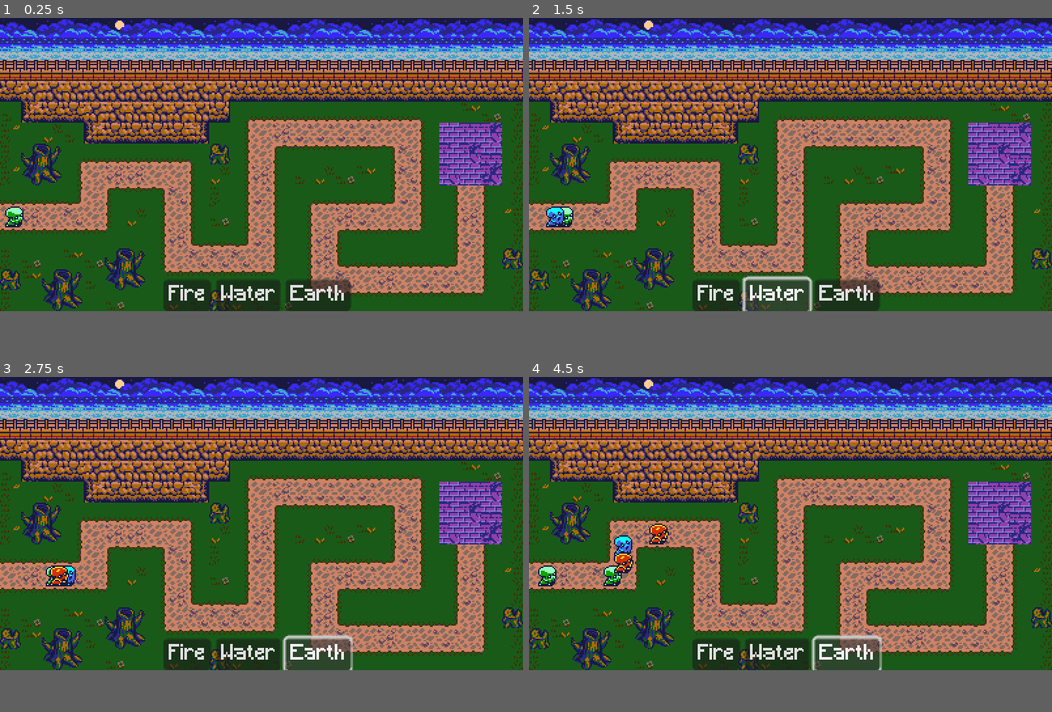
Above: before the commit, frames 1-4 (two rows, left to right).
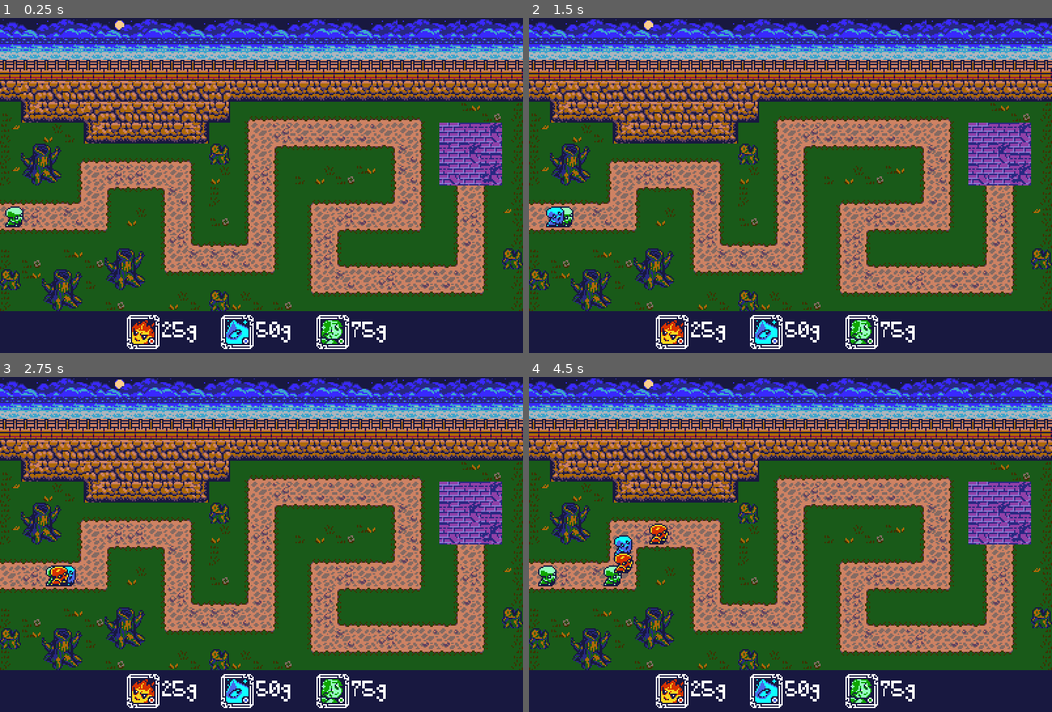
Above: after the commit, the same moments.

Repository: jake6724/tower_defense_jam
Game: Godot game, scene res://scenes/Main.tscn
Two runs of this game, one before a commit and one after it. Both use one fixed random seed, a clock stepped at 60 frames per second and the inputs below.
Inputs (mouse positions are in pixels of both pictures, inside the frame that each line leads up to; where the layout moved, square brackets give the same spot in the first picture):
- Up to frame 1 (0.25 s): no input
- Up to frame 2 (1.5 s): click (670, 292) [717, 296] at 0.5 s; click (764, 292) [774, 296] at 1.25 s
- Up to frame 3 (2.75 s): click (334, 651) [319, 655] at 2 s
- Up to frame 4 (4.5 s): click (670, 651) [717, 655] at 2.75 s; click (764, 651) [774, 655] at 3.5 s; click (863, 651) [848, 655] at 4.25 s
The window is 800x448 before the commit and 800x512 after it. Grey fills any space a smaller window leaves; there, only what the larger window draws over its background counts as a difference.

The runs differ from the first frame. In frame 1, 4.6% of the frame differs, in the area x 24-74%, y 77-99%; in frame 2, 4.1%; in frame 3, 4.2%; in frame 4, 4.2%.

Commit message:
Update player UI

Diff:
--- a/project.godot
+++ b/project.godot
@@ -23,7 +23,7 @@
 [display]
 
 window/size/viewport_width=400
-window/size/viewport_height=224
+window/size/viewport_height=256
 window/size/mode=3
 window/stretch/mode="viewport"
 window/stretch/scale_mode="integer"
--- a/scenes/Main.tscn
+++ b/scenes/Main.tscn
@@ -1,8 +1,9 @@
-[gd_scene load_steps=4 format=3 uid="uid://vb1cipw2nthp"]
+[gd_scene load_steps=5 format=3 uid="uid://vb1cipw2nthp"]
 
 [ext_resource type="Script" uid="uid://c6gn0gwhvt2he" path="res://scripts/main.gd" id="1_0bbpv"]
 [ext_resource type="PackedScene" uid="uid://eierlhsm86n1" path="res://scenes/level/WorldGrid.tscn" id="1_elqb8"]
 [ext_resource type="PackedScene" uid="uid://btulqisr6vlgj" path="res://scenes/player/PlayerController.tscn" id="4_rarhs"]
+[ext_resource type="Texture2D" uid="uid://bwhqaudd1pjst" path="res://assets/art/sprites/background.png" id="4_vcsgt"]
 
 [node name="Main" type="Node2D"]
 script = ExtResource("1_0bbpv")
@@ -12,3 +13,9 @@
 
 [node name="PlayerController" parent="." node_paths=PackedStringArray("world_grid") instance=ExtResource("4_rarhs")]
 world_grid = NodePath("../WorldGrid")
+
+[node name="TextureRect" type="TextureRect" parent="."]
+z_index = -4096
+offset_right = 40.0
+offset_bottom = 40.0
+texture = ExtResource("4_vcsgt")
--- a/scenes/player/TowerMenu.tscn
+++ b/scenes/player/TowerMenu.tscn
@@ -1,7 +1,10 @@
-[gd_scene load_steps=3 format=3 uid="uid://ciicsqtfh31fh"]
+[gd_scene load_steps=6 format=3 uid="uid://ciicsqtfh31fh"]
 
 [ext_resource type="Script" uid="uid://dhbvh3ym8unk4" path="res://scripts/towers/tower_menu.gd" id="1_vis4n"]
 [ext_resource type="FontFile" uid="uid://b68bed5vb2siy" path="res://assets/fonts/Minecraft_font.ttf" id="2_y6gfl"]
+[ext_resource type="Texture2D" uid="uid://ducm8wc7gd0vx" path="res://assets/art/sprites/spr_ui_tower_fire.png" id="3_5nani"]
+[ext_resource type="Texture2D" uid="uid://c3lb7onbbfx5u" path="res://assets/art/sprites/spr_ui_tower_ice.png" id="4_jtt2a"]
+[ext_resource type="Texture2D" uid="uid://qaa0yn4cxbck" path="res://assets/art/sprites/spr_ui_tower_earth.png" id="5_f7nwt"]
 
 [node name="TowerMenu" type="Control"]
 layout_mode = 3
@@ -20,29 +23,68 @@
 anchor_top = 1.0
 anchor_right = 0.5
 anchor_bottom = 1.0
-offset_left = -65.5
-offset_top = -24.0
-offset_right = 65.5
+offset_left = -92.5
+offset_top = -40.0
+offset_right = 92.5
 grow_horizontal = 2
 grow_vertical = 0
 scale = Vector2(0.953491, 1.00193)
 mouse_filter = 2
+theme_override_constants/separation = 16
 
-[node name="FireButton" type="Button" parent="HBoxContainer"]
+[node name="HBoxContainer" type="HBoxContainer" parent="HBoxContainer"]
+layout_mode = 2
+size_flags_horizontal = 4
+size_flags_vertical = 8
+theme_override_constants/separation = -1
+
+[node name="FireButton" type="TextureButton" parent="HBoxContainer/HBoxContainer"]
 texture_filter = 1
-custom_minimum_size = Vector2(16, 16)
 layout_mode = 2
-theme_override_fonts/font = ExtResource("2_y6gfl")
-text = "Fire"
+size_flags_horizontal = 4
+size_flags_vertical = 4
+texture_normal = ExtResource("3_5nani")
 
-[node name="WaterButton" type="Button" parent="HBoxContainer"]
+[node name="Label" type="Label" parent="HBoxContainer/HBoxContainer"]
 texture_filter = 1
 layout_mode = 2
 theme_override_fonts/font = ExtResource("2_y6gfl")
-text = "Water"
+text = "25g"
 
-[node name="EarthButton" type="Button" parent="HBoxContainer"]
+[node name="HBoxContainer2" type="HBoxContainer" parent="HBoxContainer"]
+layout_mode = 2
+size_flags_horizontal = 4
+size_flags_vertical = 8
+theme_override_constants/separation = -1
+
+[node name="WaterButton" type="TextureButton" parent="HBoxContainer/HBoxContainer2"]
+texture_filter = 1
+layout_mode = 2
+size_flags_horizontal = 4
+size_flags_vertical = 4
+texture_normal = ExtResource("4_jtt2a")
+
+[node name="Label" type="Label" parent="HBoxContainer/HBoxContainer2"]
 texture_filter = 1
 layout_mode = 2
 theme_override_fonts/font = ExtResource("2_y6gfl")
-text = "Earth"
+text = "50g"
+
+[node name="HBoxContainer3" type="HBoxContainer" parent="HBoxContainer"]
+layout_mode = 2
+size_flags_horizontal = 4
+size_flags_vertical = 8
+theme_override_constants/separation = -1
+
+[node name="EarthButton" type="TextureButton" parent="HBoxContainer/HBoxContainer3"]
+texture_filter = 1
+layout_mode = 2
+size_flags_horizontal = 4
+size_flags_vertical = 4
+texture_normal = ExtResource("5_f7nwt")
+
+[node name="Label" type="Label" parent="HBoxContainer/HBoxContainer3"]
+texture_filter = 1
+layout_mode = 2
+theme_override_fonts/font = ExtResource("2_y6gfl")
+text = "75g"
--- a/scenes/towers/EarthTower.tscn
+++ b/scenes/towers/EarthTower.tscn
@@ -5,6 +5,57 @@
 
 [sub_resource type="CircleShape2D" id="CircleShape2D_tncdu"]
 radius = 10.4403
+
+[sub_resource type="Animation" id="Animation_tncdu"]
+length = 0.001
+tracks/0/type = "value"
+tracks/0/imported = false
+tracks/0/enabled = true
+tracks/0/path = NodePath("Sprite2D:texture")
+tracks/0/interp = 1
+tracks/0/loop_wrap = true
+tracks/0/keys = {
+"times": PackedFloat32Array(0),
+"transitions": PackedFloat32Array(1),
+"update": 1,
+"values": [ExtResource("2_nus1c")]
+}
+tracks/1/type = "value"
+tracks/1/imported = false
+tracks/1/enabled = true
+tracks/1/path = NodePath("Sprite2D:hframes")
+tracks/1/interp = 1
+tracks/1/loop_wrap = true
+tracks/1/keys = {
+"times": PackedFloat32Array(0),
+"transitions": PackedFloat32Array(1),
+"update": 1,
+"values": [4]
+}
+tracks/2/type = "value"
+tracks/2/imported = false
+tracks/2/enabled = true
+tracks/2/path = NodePath("Sprite2D:vframes")
+tracks/2/interp = 1
+tracks/2/loop_wrap = true
+tracks/2/keys = {
+"times": PackedFloat32Array(0),
+"transitions": PackedFloat32Array(1),
+"update": 1,
+"values": [1]
+}
+tracks/3/type = "value"
+tracks/3/imported = false
+tracks/3/enabled = true
+tracks/3/path = NodePath("Sprite2D:frame")
+tracks/3/interp = 1
+tracks/3/loop_wrap = true
+tracks/3/keys = {
+"times": PackedFloat32Array(0),
+"transitions": PackedFloat32Array(1),
+"update": 1,
+"values": [0]
+}
 
 [sub_resource type="Animation" id="Animation_nus1c"]
 resource_name = "idle"
@@ -59,57 +110,6 @@
 "values": [0, 1, 2, 3]
 }
 
-[sub_resource type="Animation" id="Animation_tncdu"]
-length = 0.001
-tracks/0/type = "value"
-tracks/0/imported = false
-tracks/0/enabled = true
-tracks/0/path = NodePath("Sprite2D:texture")
-tracks/0/interp = 1
-tracks/0/loop_wrap = true
-tracks/0/keys = {
-"times": PackedFloat32Array(0),
-"transitions": PackedFloat32Array(1),
-"update": 1,
-"values": [ExtResource("2_nus1c")]
-}
-tracks/1/type = "value"
-tracks/1/imported = false
-tracks/1/enabled = true
-tracks/1/path = NodePath("Sprite2D:hframes")
-tracks/1/interp = 1
-tracks/1/loop_wrap = true
-tracks/1/keys = {
-"times": PackedFloat32Array(0),
-"transitions": PackedFloat32Array(1),
-"update": 1,
-"values": [4]
-}
-tracks/2/type = "value"
-tracks/2/imported = false
-tracks/2/enabled = true
-tracks/2/path = NodePath("Sprite2D:vframes")
-tracks/2/interp = 1
-tracks/2/loop_wrap = true
-tracks/2/keys = {
-"times": PackedFloat32Array(0),
-"transitions": PackedFloat32Array(1),
-"update": 1,
-"values": [1]
-}
-tracks/3/type = "value"
-tracks/3/imported = false
-tracks/3/enabled = true
-tracks/3/path = NodePath("Sprite2D:frame")
-tracks/3/interp = 1
-tracks/3/loop_wrap = true
-tracks/3/keys = {
-"times": PackedFloat32Array(0),
-"transitions": PackedFloat32Array(1),
-"update": 1,
-"values": [0]
-}
-
 [sub_resource type="AnimationLibrary" id="AnimationLibrary_tncdu"]
 _data = {
 &"RESET": SubResource("Animation_tncdu"),
--- a/scenes/towers/FireTower.tscn
+++ b/scenes/towers/FireTower.tscn
@@ -5,6 +5,57 @@
 
 [sub_resource type="CircleShape2D" id="CircleShape2D_53w0b"]
 radius = 10.4403
+
+[sub_resource type="Animation" id="Animation_bfb4r"]
+length = 0.001
+tracks/0/type = "value"
+tracks/0/imported = false
+tracks/0/enabled = true
+tracks/0/path = NodePath("Sprite2D:texture")
+tracks/0/interp = 1
+tracks/0/loop_wrap = true
+tracks/0/keys = {
+"times": PackedFloat32Array(0),
+"transitions": PackedFloat32Array(1),
+"update": 1,
+"values": [ExtResource("2_bfb4r")]
+}
+tracks/1/type = "value"
+tracks/1/imported = false
+tracks/1/enabled = true
+tracks/1/path = NodePath("Sprite2D:hframes")
+tracks/1/interp = 1
+tracks/1/loop_wrap = true
+tracks/1/keys = {
+"times": PackedFloat32Array(0),
+"transitions": PackedFloat32Array(1),
+"update": 1,
+"values": [4]
+}
+tracks/2/type = "value"
+tracks/2/imported = false
+tracks/2/enabled = true
+tracks/2/path = NodePath("Sprite2D:vframes")
+tracks/2/interp = 1
+tracks/2/loop_wrap = true
+tracks/2/keys = {
+"times": PackedFloat32Array(0),
+"transitions": PackedFloat32Array(1),
+"update": 1,
+"values": [1]
+}
+tracks/3/type = "value"
+tracks/3/imported = false
+tracks/3/enabled = true
+tracks/3/path = NodePath("Sprite2D:frame")
+tracks/3/interp = 1
+tracks/3/loop_wrap = true
+tracks/3/keys = {
+"times": PackedFloat32Array(0),
+"transitions": PackedFloat32Array(1),
+"update": 1,
+"values": [0]
+}
 
 [sub_resource type="Animation" id="Animation_53w0b"]
 resource_name = "idle"
@@ -59,57 +110,6 @@
 "values": [0, 1, 2, 3]
 }
 
-[sub_resource type="Animation" id="Animation_bfb4r"]
-length = 0.001
-tracks/0/type = "value"
-tracks/0/imported = false
-tracks/0/enabled = true
-tracks/0/path = NodePath("Sprite2D:texture")
-tracks/0/interp = 1
-tracks/0/loop_wrap = true
-tracks/0/keys = {
-"times": PackedFloat32Array(0),
-"transitions": PackedFloat32Array(1),
-"update": 1,
-"values": [ExtResource("2_bfb4r")]
-}
-tracks/1/type = "value"
-tracks/1/imported = false
-tracks/1/enabled = true
-tracks/1/path = NodePath("Sprite2D:hframes")
-tracks/1/interp = 1
-tracks/1/loop_wrap = true
-tracks/1/keys = {
-"times": PackedFloat32Array(0),
-"transitions": PackedFloat32Array(1),
-"update": 1,
-"values": [4]
-}
-tracks/2/type = "value"
-tracks/2/imported = false
-tracks/2/enabled = true
-tracks/2/path = NodePath("Sprite2D:vframes")
-tracks/2/interp = 1
-tracks/2/loop_wrap = true
-tracks/2/keys = {
-"times": PackedFloat32Array(0),
-"transitions": PackedFloat32Array(1),
-"update": 1,
-"values": [1]
-}
-tracks/3/type = "value"
-tracks/3/imported = false
-tracks/3/enabled = true
-tracks/3/path = NodePath("Sprite2D:frame")
-tracks/3/interp = 1
-tracks/3/loop_wrap = true
-tracks/3/keys = {
-"times": PackedFloat32Array(0),
-"transitions": PackedFloat32Array(1),
-"update": 1,
-"values": [0]
-}
-
 [sub_resource type="AnimationLibrary" id="AnimationLibrary_0mo5k"]
 _data = {
 &"RESET": SubResource("Animation_bfb4r"),
@@ -131,7 +131,6 @@
 [node name="Area2D" type="Area2D" parent="."]
 
 [node name="CollisionShape2D" type="CollisionShape2D" parent="Area2D"]
-visible = false
 position = Vector2(8, 8)
 scale = Vector2(1, 1.04698)
 shape = SubResource("CircleShape2D_53w0b")
--- a/scenes/towers/WaterTower.tscn
+++ b/scenes/towers/WaterTower.tscn
@@ -5,6 +5,45 @@
 
 [sub_resource type="CircleShape2D" id="CircleShape2D_5t26u"]
 radius = 10.4403
+
+[sub_resource type="Animation" id="Animation_5t26u"]
+length = 0.001
+tracks/0/type = "value"
+tracks/0/imported = false
+tracks/0/enabled = true
+tracks/0/path = NodePath("Sprite2D:texture")
+tracks/0/interp = 1
+tracks/0/loop_wrap = true
+tracks/0/keys = {
+"times": PackedFloat32Array(0),
+"transitions": PackedFloat32Array(1),
+"update": 1,
+"values": [ExtResource("2_i5ies")]
+}
+tracks/1/type = "value"
+tracks/1/imported = false
+tracks/1/enabled = true
+tracks/1/path = NodePath("Sprite2D:hframes")
+tracks/1/interp = 1
+tracks/1/loop_wrap = true
+tracks/1/keys = {
+"times": PackedFloat32Array(0),
+"transitions": PackedFloat32Array(1),
+"update": 1,
+"values": [4]
+}
+tracks/2/type = "value"
+tracks/2/imported = false
+tracks/2/enabled = true
+tracks/2/path = NodePath("Sprite2D:frame")
+tracks/2/interp = 1
+tracks/2/loop_wrap = true
+tracks/2/keys = {
+"times": PackedFloat32Array(0),
+"transitions": PackedFloat32Array(1),
+"update": 1,
+"values": [0]
+}
 
 [sub_resource type="Animation" id="Animation_i5ies"]
 resource_name = "idle"
@@ -47,45 +86,6 @@
 "values": [0, 1, 2, 3]
 }
 
-[sub_resource type="Animation" id="Animation_5t26u"]
-length = 0.001
-tracks/0/type = "value"
-tracks/0/imported = false
-tracks/0/enabled = true
-tracks/0/path = NodePath("Sprite2D:texture")
-tracks/0/interp = 1
-tracks/0/loop_wrap = true
-tracks/0/keys = {
-"times": PackedFloat32Array(0),
-"transitions": PackedFloat32Array(1),
-"update": 1,
-"values": [ExtResource("2_i5ies")]
-}
-tracks/1/type = "value"
-tracks/1/imported = false
-tracks/1/enabled = true
-tracks/1/path = NodePath("Sprite2D:hframes")
-tracks/1/interp = 1
-tracks/1/loop_wrap = true
-tracks/1/keys = {
-"times": PackedFloat32Array(0),
-"transitions": PackedFloat32Array(1),
-"update": 1,
-"values": [4]
-}
-tracks/2/type = "value"
-tracks/2/imported = false
-tracks/2/enabled = true
-tracks/2/path = NodePath("Sprite2D:frame")
-tracks/2/interp = 1
-tracks/2/loop_wrap = true
-tracks/2/keys = {
-"times": PackedFloat32Array(0),
-"transitions": PackedFloat32Array(1),
-"update": 1,
-"values": [0]
-}
-
 [sub_resource type="AnimationLibrary" id="AnimationLibrary_5t26u"]
 _data = {
 &"RESET": SubResource("Animation_5t26u"),
--- a/scripts/towers/tower_menu.gd
+++ b/scripts/towers/tower_menu.gd
@@ -3,9 +3,9 @@
 
 # Child References
 @onready var button_container: HBoxContainer = $HBoxContainer
-@onready var fire_button: Button = $HBoxContainer/FireButton
-@onready var water_button: Button = $HBoxContainer/WaterButton
-@onready var earth_button: Button = $HBoxContainer/EarthButton
+@onready var fire_button: TextureButton = $HBoxContainer/HBoxContainer/FireButton
+@onready var water_button: TextureButton = $HBoxContainer/HBoxContainer2/WaterButton
+@onready var earth_button: TextureButton = $HBoxContainer/HBoxContainer3/EarthButton
 
 # Signals
 signal tower_selected
@@ -14,12 +14,13 @@
 
 func _ready():
 	# Configure buttons
-	for button: Button in button_container.get_children():
-		button.pressed.connect(on_button_pressed.bind(button))
-		button.mouse_entered.connect(on_mouse_entered_button)
-		button.mouse_exited.connect(on_mouse_exited_button)
+	for child in button_container.get_children():
+		if child is TextureButton:
+			child.pressed.connect(on_button_pressed.bind(child))
+			child.mouse_entered.connect(on_mouse_entered_button)
+			child.mouse_exited.connect(on_mouse_exited_button)
 
-func on_button_pressed(pressed_button: Button):
+func on_button_pressed(pressed_button: TextureButton):
 	var b_name: String = pressed_button.name.to_lower()
 	match b_name:
 		"firebutton": tower_selected.emit("fire")
--- a/scripts/world_grid.gd
+++ b/scripts/world_grid.gd
@@ -2,7 +2,7 @@
 extends Node2D
 
 var height: int = 14
-var width: int = 22
+var width: int = 25
 var data: Dictionary[Vector2, bool] = {} # Coordinate, occupied or not
 
 # Temp for development
Binary file added: assets/art/sprites/background.png
Not shown, added: assets/art/sprites/background.png.import
